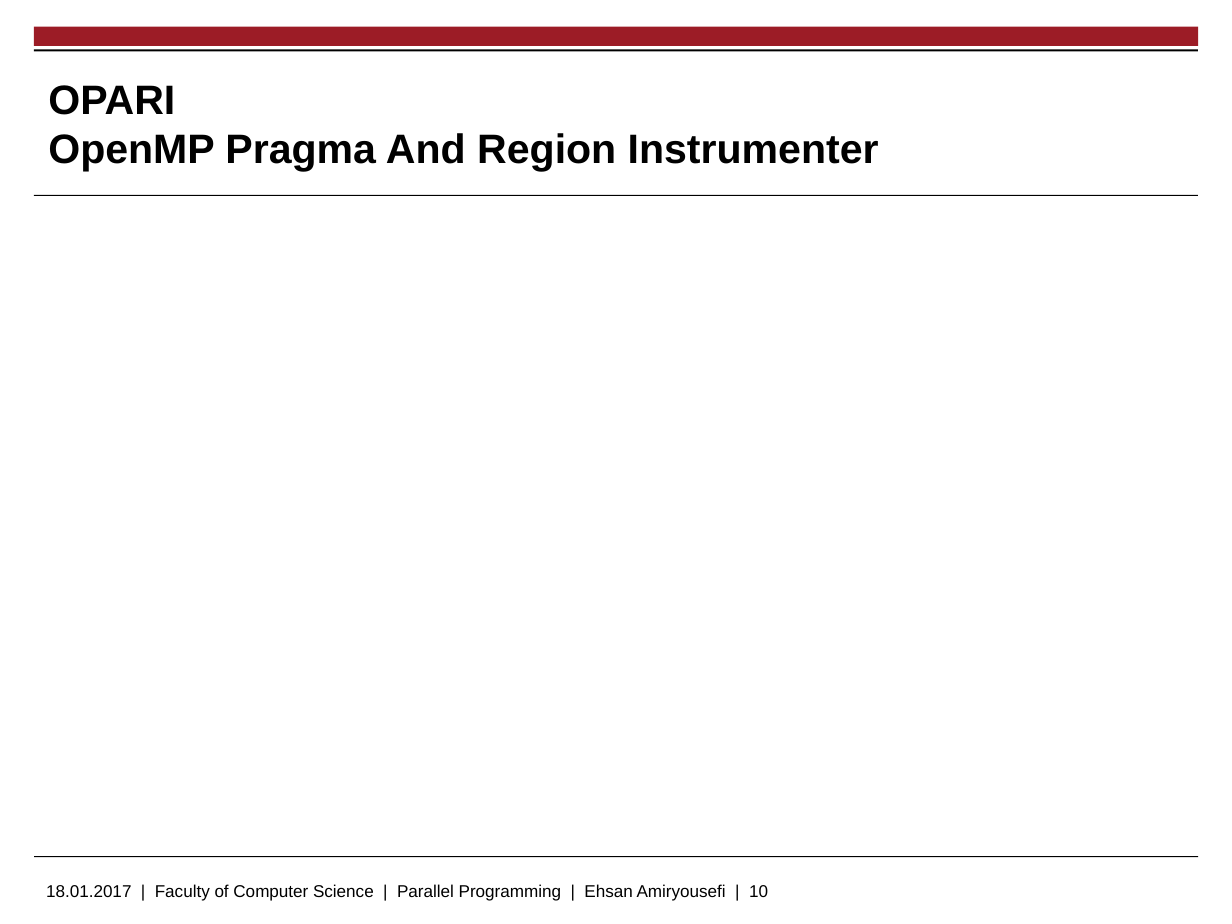
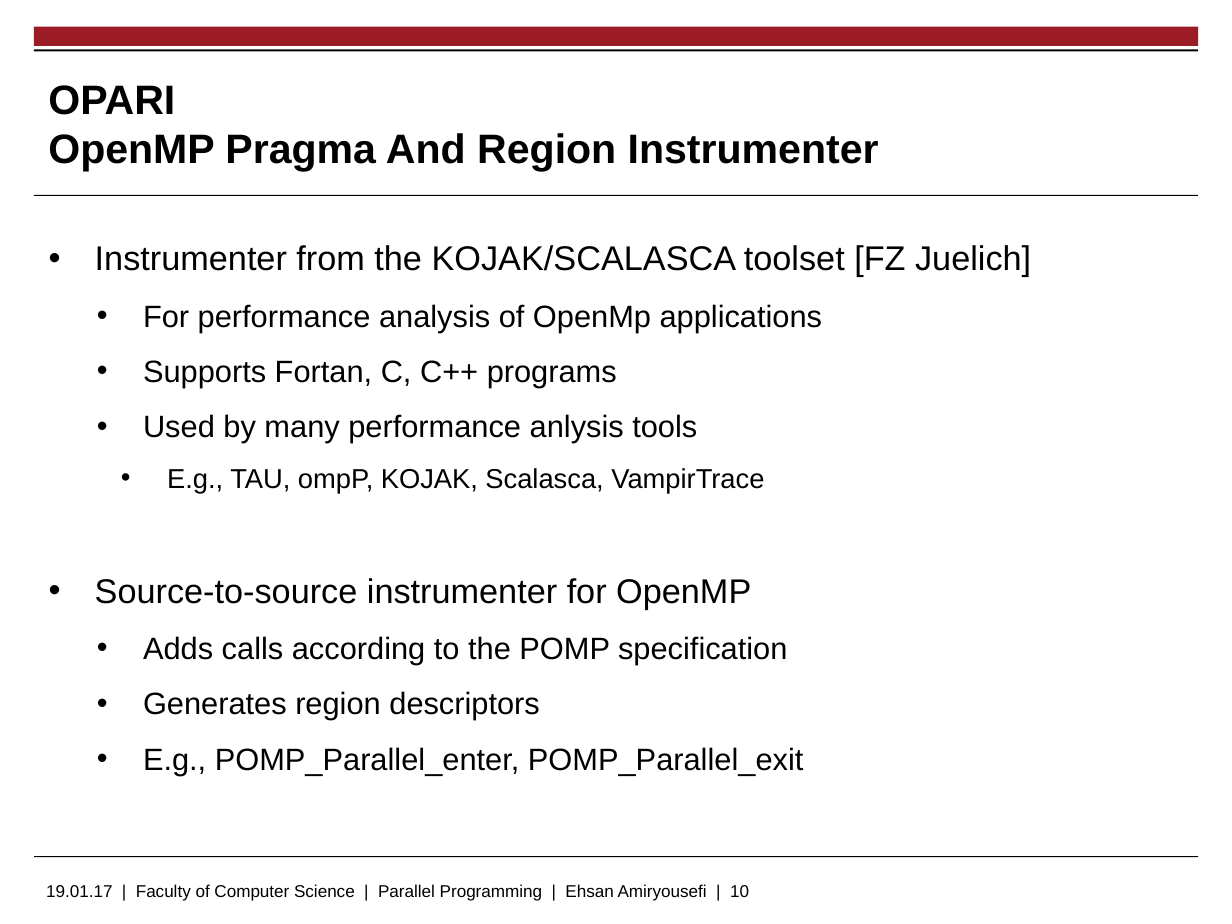
Before and after one commit to EhsanAmiryousefi/MasterThesis, a slide deck: slide 10 of Presentations/Proposal.pptx. Drawn at 1232x924 pixels with LibreOffice and Linux fonts; fonts in the diff are those of the drawing; background and template pictures are left out. Boxes give left, top, right and bottom in pixels: in the first picture for what was removed or moved away, otherwise in the second. Text is boxed around its words. In the diff, an @@ line names an element or a change of style, - is before the commit and + after.

```diff
--- a/Presentations/Proposal.pptx
+++ b/Presentations/Proposal.pptx
@@ text added at [95, 245, 1031, 775], 18 pt, text #000000 @@
+• Instrumenter from the KOJAK/SCALASCA toolset [FZ Juelich]
+    • For performance analysis of OpenMp applications
+    • Supports Fortan, C, C++ programs
+    • Used by many performance anlysis tools
+      • E.g., TAU, ompP, KOJAK, Scalasca, VampirTrace
+  • Source-to-source instrumenter for OpenMP
+    • Adds calls according to the POMP specification
+    • Generates region descriptors
+    • E.g., POMP_Parallel_enter, POMP_Parallel_exit
@@ text at [46, 884, 749, 901]: text changed @@
-18.01.2017 | Faculty of Computer Science | Parallel Programming | Ehsan Amiryousefi | 10
+19.01.17 | Faculty of Computer Science | Parallel Programming | Ehsan Amiryousefi | 10
```
Also in this commit, not shown: 2 other slides changed, 7 slides added, 1 slide removed, 2 other files.
